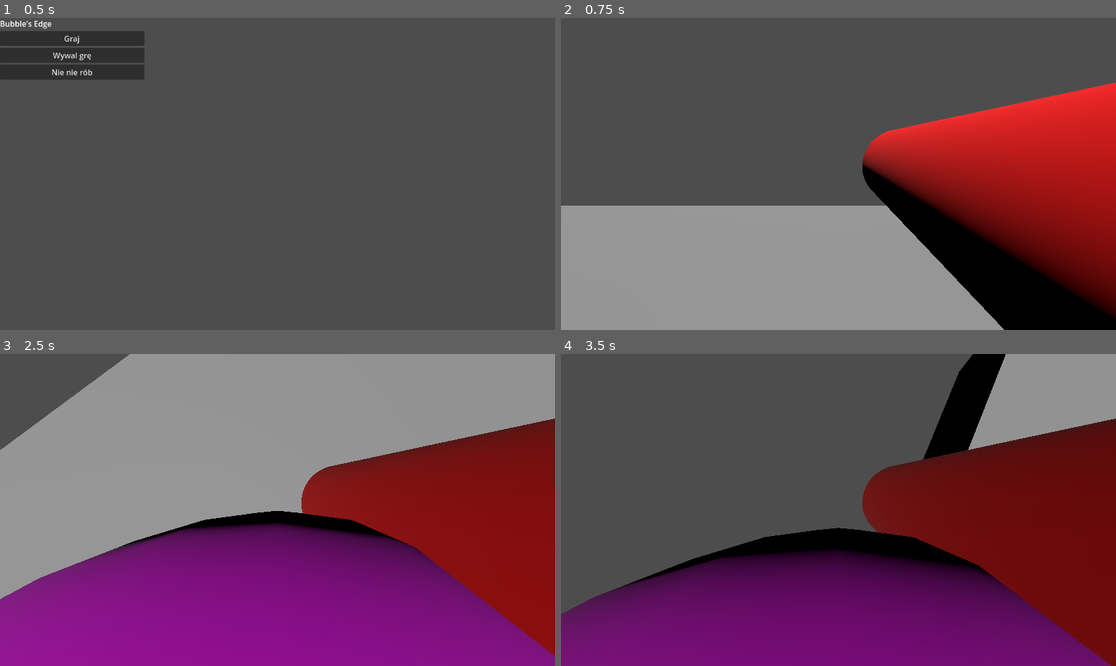
Above: before the commit, frames 1-4 (two rows, left to right).
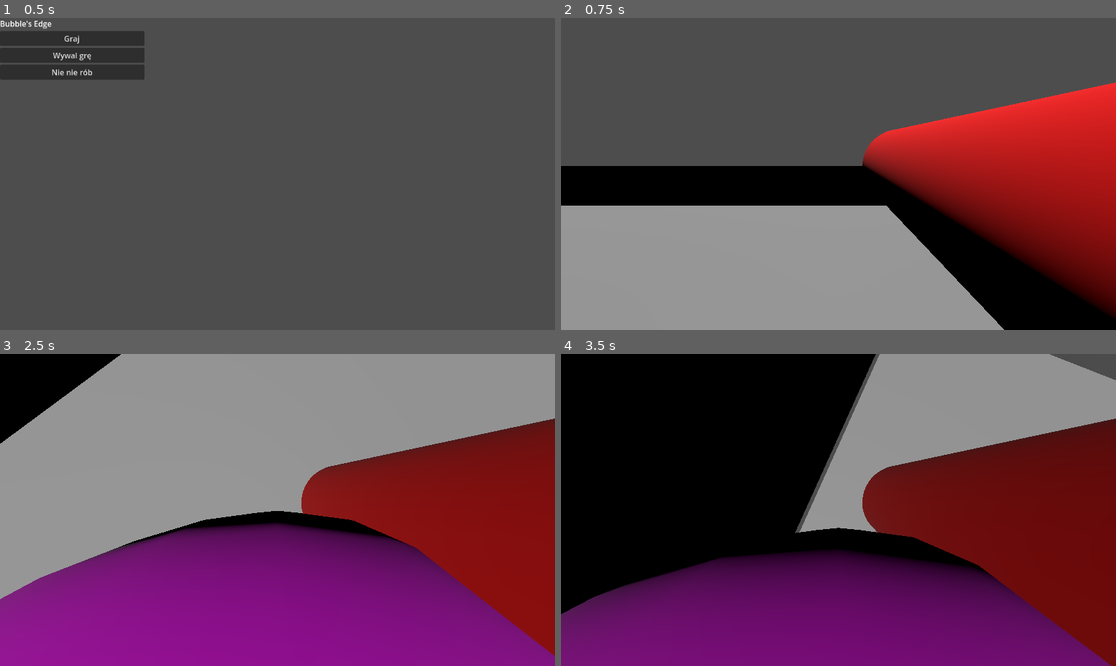
Above: after the commit, the same moments.

Repository: PieroganoReggiano/Bul-bul-myslenia
Game: Godot game, scene res://korzen.tscn
The game is run twice, just before and just after one commit, with the same random seed, the same clock (stepped at 60 frames per second) and the same inputs.
Inputs (mouse positions are in pixels of both pictures, inside the frame that each line leads up to):
- Up to frame 1 (0.5 s): no input
- Up to frame 2 (0.75 s): click "Graj" at 0.5 s
- Up to frame 3 (2.5 s): tap Enter at 1.25 s; move the mouse to (305, 510) at 1.27 s; hold C (move_crouch) 1.28-2.03 s; hold Up (move_forward) from 1.28 s (still down); tap Space (move_jump) at 1.52, 2, 2.27 s; move the mouse to (249, 510) at 2.02 s; tap Shift (move_speed) at 2.1 s
- Up to frame 4 (3.5 s): keep holding Up (move_forward); move the mouse to (849, 503) at 2.77 s; press the mouse at (849, 503) at 2.78 s

Frame 1 is identical in both runs. In frame 2, 7.1% of the frame differs, in the area x 0-59%, y 47-61%; in frame 3, 3.6%; in frame 4, 44%, in the area x 0-100%, y 0-84%.

Commit message:
dużo rzeczy, m. in. odbijanie od bąbli

Diff:
--- a/bombel.gd
+++ b/bombel.gd
@@ -1,8 +1,9 @@
-extends RigidBody3D
+extends StaticBody3D
 
 #var volume : float = 100.0
-var volume_level = 1
+@export var volume_level = 1
 const default_radius = 1.0
+const default_block_radius = 0.95
 @onready var mesh = $MeshInstance3D
 
 
@@ -21,8 +22,8 @@
 func refresh_scale() -> void:
 	var s = calc_scale()
 	$CollisionShape3D.shape.radius = default_radius * s
+	$Area/CollisionShape3D.shape.radius = default_block_radius * s
 	mesh.scale = Vector3.ONE * s * 2.0
-	print(s)
 
 
 
@@ -42,6 +43,11 @@
 
 
 func bounce_parkourowiec(parkourowiec : Parkourowiec) -> void:
+	print("hehe")
 	var direction : Vector3 = parkourowiec.position - position
 	direction = direction.normalized()
-	parkourowiec.apply_impulse(direction * 10.0)
+	var bounce = direction.dot(parkourowiec.velocity) * -direction
+	# parkourowiec.apply_impulse(direction * 100.0)
+	print(self)
+	print(parkourowiec)
+	parkourowiec.velocity += 2.0 * bounce
--- a/parkourowiec.gd
+++ b/parkourowiec.gd
@@ -85,12 +85,15 @@
 		speed *= CROUCH_MULTIPLIER
 
 
-	if direction:
-		velocity.x = direction.x * speed
-		velocity.z = direction.z * speed
+	if is_on_floor():
+		if direction:
+			velocity.x = direction.x * speed
+			velocity.z = direction.z * speed
+		else:
+			velocity.x = move_toward(velocity.x, 0, BASE_SPEED)
+			velocity.z = move_toward(velocity.z, 0, BASE_SPEED)
 	else:
-		velocity.x = move_toward(velocity.x, 0, BASE_SPEED)
-		velocity.z = move_toward(velocity.z, 0, BASE_SPEED)
+		velocity += Vector3(1.0, 0.0, 1.0) *  direction * speed * delta * 0.6
 
 	if Input.is_action_pressed("move_crouch"):
 		scale = CROUCH_SCALE
--- a/sceny/arena_1.tscn
+++ b/sceny/arena_1.tscn
@@ -1,31 +1,85 @@
-[gd_scene load_steps=4 format=3 uid="uid://p3dgkuct271i"]
+[gd_scene load_steps=6 format=3 uid="uid://p3dgkuct271i"]
 
 [ext_resource type="PackedScene" uid="uid://ck5h0es50dt5v" path="res://sceny/bombel.tscn" id="1_c113w"]
 
 [sub_resource type="BoxShape3D" id="BoxShape3D_d4eis"]
 size = Vector3(20, 1, 20)
 
+[sub_resource type="BoxMesh" id="BoxMesh_41y8q"]
+size = Vector3(20, 1, 20)
+
+[sub_resource type="BoxShape3D" id="BoxShape3D_y0ac0"]
+size = Vector3(20, 2, 1)
+
 [sub_resource type="BoxMesh" id="BoxMesh_61xi8"]
-size = Vector3(20, 1, 20)
+size = Vector3(20, 2, 1)
 
 [node name="Arena1" type="Node3D"]
 
 [node name="Podloga" type="StaticBody3D" parent="."]
+collision_layer = 3
+collision_mask = 3
 
 [node name="CollisionShape3D" type="CollisionShape3D" parent="Podloga"]
 shape = SubResource("BoxShape3D_d4eis")
 
 [node name="MeshInstance3D" type="MeshInstance3D" parent="Podloga"]
+mesh = SubResource("BoxMesh_41y8q")
+
+[node name="Sciana1" type="StaticBody3D" parent="."]
+transform = Transform3D(1, 0, 0, 0, 1, 0, 0, 0, 1, 0, 1.33231, -10.645)
+collision_layer = 3
+collision_mask = 3
+
+[node name="CollisionShape3D" type="CollisionShape3D" parent="Sciana1"]
+shape = SubResource("BoxShape3D_y0ac0")
+
+[node name="MeshInstance3D" type="MeshInstance3D" parent="Sciana1"]
+mesh = SubResource("BoxMesh_61xi8")
+
+[node name="Sciana2" type="StaticBody3D" parent="."]
+transform = Transform3D(1, 0, 0, 0, 1, 0, 0, 0, 1, 0, 1.33231, 10.4717)
+collision_layer = 3
+collision_mask = 3
+
+[node name="CollisionShape3D" type="CollisionShape3D" parent="Sciana2"]
+shape = SubResource("BoxShape3D_y0ac0")
+
+[node name="MeshInstance3D" type="MeshInstance3D" parent="Sciana2"]
+mesh = SubResource("BoxMesh_61xi8")
+
+[node name="Sciana3" type="StaticBody3D" parent="."]
+transform = Transform3D(-4.37114e-08, 0, 1, 0, 1, 0, -1, 0, -4.37114e-08, -10.5584, 1.33231, -0.0866532)
+collision_layer = 3
+collision_mask = 3
+
+[node name="CollisionShape3D" type="CollisionShape3D" parent="Sciana3"]
+shape = SubResource("BoxShape3D_y0ac0")
+
+[node name="MeshInstance3D" type="MeshInstance3D" parent="Sciana3"]
+mesh = SubResource("BoxMesh_61xi8")
+
+[node name="Sciana4" type="StaticBody3D" parent="."]
+transform = Transform3D(-4.37114e-08, 0, 1, 0, 1, 0, -1, 0, -4.37114e-08, 10.5584, 1.33231, -0.0866542)
+collision_layer = 3
+collision_mask = 3
+
+[node name="CollisionShape3D" type="CollisionShape3D" parent="Sciana4"]
+shape = SubResource("BoxShape3D_y0ac0")
+
+[node name="MeshInstance3D" type="MeshInstance3D" parent="Sciana4"]
 mesh = SubResource("BoxMesh_61xi8")
 
 [node name="Bombel" parent="." instance=ExtResource("1_c113w")]
-transform = Transform3D(1, 0, 0, 0, 1, 0, 0, 0, 1, 0, 3.83749, 0)
+transform = Transform3D(1, 0, 0, 0, 1, 0, 0, 0, 1, 0, 0.73749, 0)
 
 [node name="Bombel2" parent="." instance=ExtResource("1_c113w")]
-transform = Transform3D(1, 0, 0, 0, 1, 0, 0, 0, 1, -2.49283, 3.83749, 0.759019)
+transform = Transform3D(1, 0, 0, 0, 1, 0, 0, 0, 1, -9.6058, 1.0651, 0.759019)
+volume_level = 2
 
 [node name="Bombel3" parent="." instance=ExtResource("1_c113w")]
-transform = Transform3D(1, 0, 0, 0, 1, 0, 0, 0, 1, -2.05783, 3.83749, -2.05006)
+transform = Transform3D(1, 0, 0, 0, 1, 0, 0, 0, 1, -4.59153, 3.83749, -0.537959)
+volume_level = 3
 
 [node name="PlayerSpawn" type="Node3D" parent="."]
 transform = Transform3D(1, 0, 0, 0, 1, 0, 0, 0, 1, 4.60662, 1, 0)
--- a/sceny/bombel.tscn
+++ b/sceny/bombel.tscn
@@ -1,10 +1,13 @@
-[gd_scene load_steps=6 format=3 uid="uid://ck5h0es50dt5v"]
+[gd_scene load_steps=8 format=3 uid="uid://ck5h0es50dt5v"]
 
 [ext_resource type="Script" path="res://bombel.gd" id="1_fvsr2"]
 [ext_resource type="Shader" uid="uid://bwkahe1ytac2l" path="res://S_Bombel.tres" id="1_s067v"]
 
+[sub_resource type="PhysicsMaterial" id="PhysicsMaterial_rqdgn"]
+
 [sub_resource type="SphereShape3D" id="SphereShape3D_eltx0"]
 resource_local_to_scene = true
+radius = 0.45
 
 [sub_resource type="SphereMesh" id="SphereMesh_sqddt"]
 resource_local_to_scene = true
@@ -13,8 +16,13 @@
 render_priority = 0
 shader = ExtResource("1_s067v")
 
-[node name="Bombel" type="RigidBody3D"]
-can_sleep = false
+[sub_resource type="SphereShape3D" id="SphereShape3D_yetvf"]
+resource_local_to_scene = true
+
+[node name="Bombel" type="StaticBody3D"]
+collision_layer = 2
+collision_mask = 3
+physics_material_override = SubResource("PhysicsMaterial_rqdgn")
 script = ExtResource("1_fvsr2")
 
 [node name="CollisionShape3D" type="CollisionShape3D" parent="."]
@@ -24,4 +32,11 @@
 mesh = SubResource("SphereMesh_sqddt")
 surface_material_override/0 = SubResource("ShaderMaterial_joc5n")
 
-[connection signal="body_entered" from="." to="." method="_on_body_entered"]
+[node name="Area" type="Area3D" parent="."]
+collision_layer = 3
+collision_mask = 3
+
+[node name="CollisionShape3D" type="CollisionShape3D" parent="Area"]
+shape = SubResource("SphereShape3D_yetvf")
+
+[connection signal="body_entered" from="Area" to="." method="_on_body_entered"]
